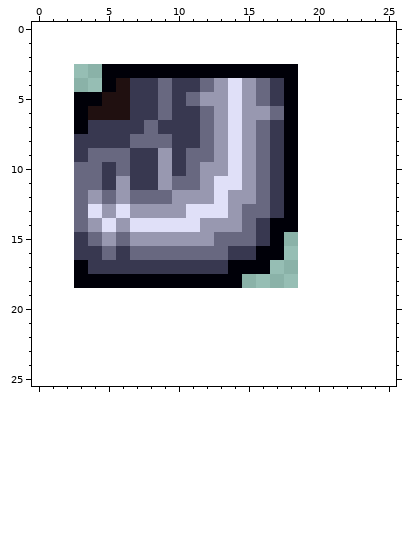
Pixel-art sprite: files/environment1/].png. The picture above is the old version.
The file is 16x16 pixels. Colours within 5 levels of each other are drawn and written as one. The old version is drawn lined up with the new one, on the new canvas.
After the commit:
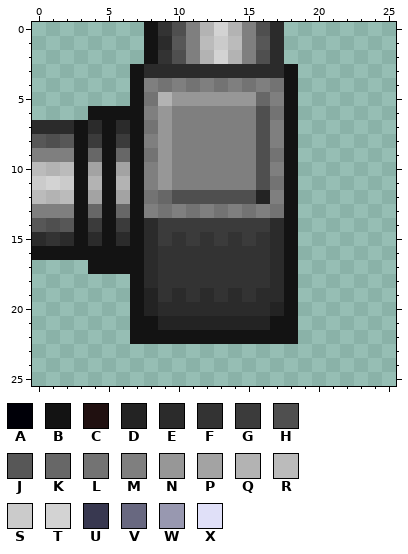
Palette (. is transparent): A #000008  B #131313  C #201010  D #232323  E #2b2b2b  F #333333  G #3b3b3b  H #4f4f4f  J #575757  K #676767  L #737373  M #7f7f7f  N #979797  P #a3a3a3  Q #b3b3b3  R #bbbbbb  S #cbcbcb  T #d3d3d3  U #383850  V #686880  W #9898b0  X #e0e0f8
The exact change:
canvas 16x16 -> 26x26, the old top-left corner now at 3,3
Changed rows in their new state; - is an unchanged pixel.
first column x 0:
 0 --------BFHMQTQMHE-
 1 --------BEJMRSRMJE-
 2 --------BFHMQTQMHE-
 3 -----..BEEEEEEEEEEB
 4 -----..BMLMLMLMLMLB
 5 ---....BLQNNNNNNKMB
 6 ---.BBBBMNMMMMMMHLB
 7 EEEBEBEBLNMMMMMMHMB
 8 JHJBGBGBMNMMMMMMHMB
 9 MMMBKBKBLNMMMMMMHLB
10 RQRBPBPBMNMMMMMMHMB
11 STSBQBQBMNMMMMMMHLB
12 RQRBPBPBLKHHHHHHDMB
13 MMMBKBKBMLMLMLMLMLB
14 JHJBGBGBEGGGGGGGGEB
15 EFEBEBEBEGFGFGFGFEB
16 BBBBBBBBEFFFFFFFFEB
17 ---.BBBBEFFFFFFFFEB
18 ---....BEFFFFFFFFEB
19 -------BDFEFEFEFEEB
20 -------BDEEEEEEEEDB
21 -------BBDDDDDDDDBB
22 -------BBBBBBBBBBBB
Pixel boxes of the changes (left, top, right, bottom) in both pictures:
changed: (32, 22, 298, 344)
